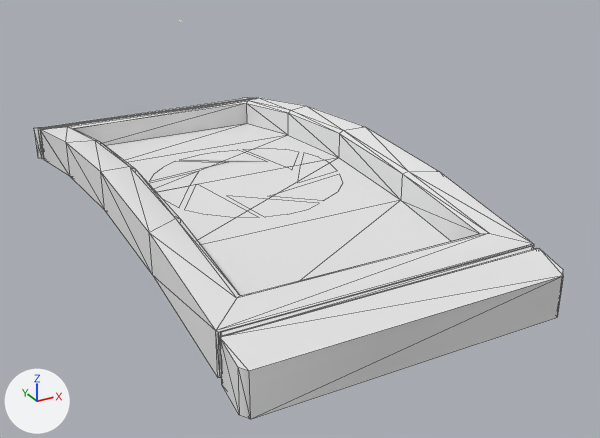
The Blender file models/editor/clean/monitor/monitor.blend, before and after one commit.
Before and after are seen from a 50 mm camera at (-135.0, -358.0, 68.0) aimed at (26.0, -64.0, -79.0). The lights are fixed; the arrows at lower left show +X, +Y and +Z. Mesh edges are drawn as thin lines on the coarser meshes.

Objects in the first picture: 'monitor_ref'.
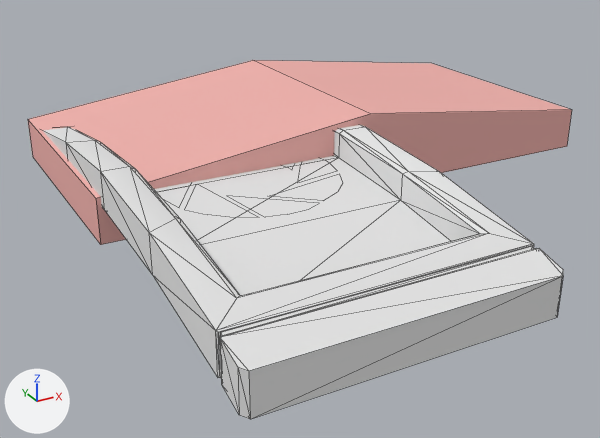
The change, as a list of edits to the scene's bpy script:
```text
Add mat_sel:
    mat_sel = diffuse_material('sel')
    mat_sel.base_color = (0.868, 0.452, 0.423)  # pink #f0b3ae
Add me_monitor_selection:
    me_monitor_selection.from_pydata(...)  # 20 vertices, 23 faces; spans x -61.0..189.0, y -60.0..59.0, z -73.0..-37.0
    me_monitor_selection.materials.append(mat_sel)  # pink #f0b3ae
Add ob_monitor_selection:
    ob_monitor_selection = bpy.data.objects.new('monitor_selection', me_monitor_selection)
    ob_monitor_selection.location = (0.0, 0.0, 0.0)
```

Boxes [x1, y1, x2, y2] around the edits, measured in the pictures (600 x 438 px):
'monitor_selection', added (pink): after [28, 60, 572, 245]
